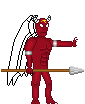
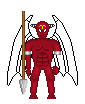
Layers edited between the first and the second 85 × 104 image:
added layer "New Layer#30" above "New Layer#6" over [19, 11, 28, 95]
hid "New Layer#6" over [1, 66, 85, 75]
hid "New Layer#16" over [24, 37, 37, 74]
added layer "New Layer#29" above "New Layer#24" over [51, 39, 61, 75]
showed "New Layer#2" over [24, 39, 34, 79]
hid "New Layer#17" over [31, 68, 42, 104]
hid "New Layer#18" over [40, 68, 58, 104]
showed "New Layer#27" over [29, 64, 56, 99]
hid "New Layer#14" over [33, 15, 51, 37]
showed "New Layer#7" over [30, 21, 55, 39]
hid "New Layer#15" over [30, 36, 52, 68]
hid "New Layer#28" over [39, 37, 78, 48]
showed "New Layer" over [31, 36, 54, 68]
hid "New Layer#19" over [7, 15, 41, 86]
hid "New Layer#23" over [12, 15, 46, 86]
showed "New Layer#3" over [1, 11, 85, 104]
